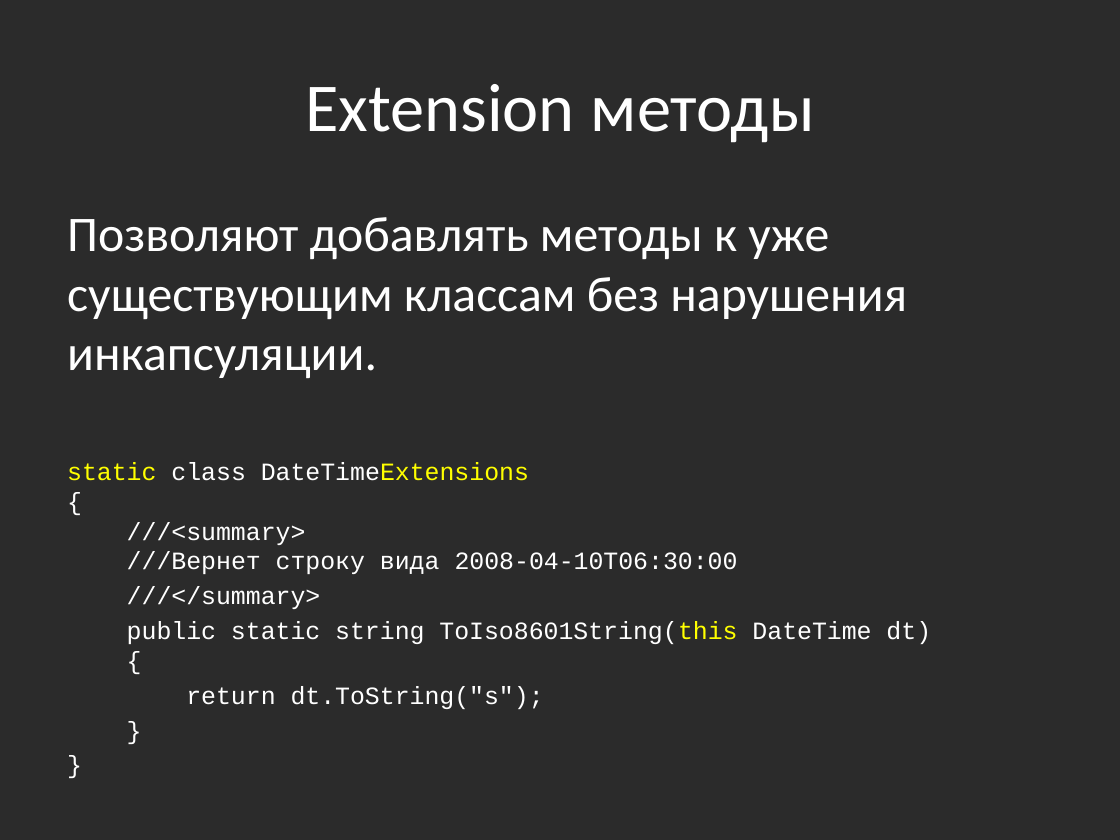
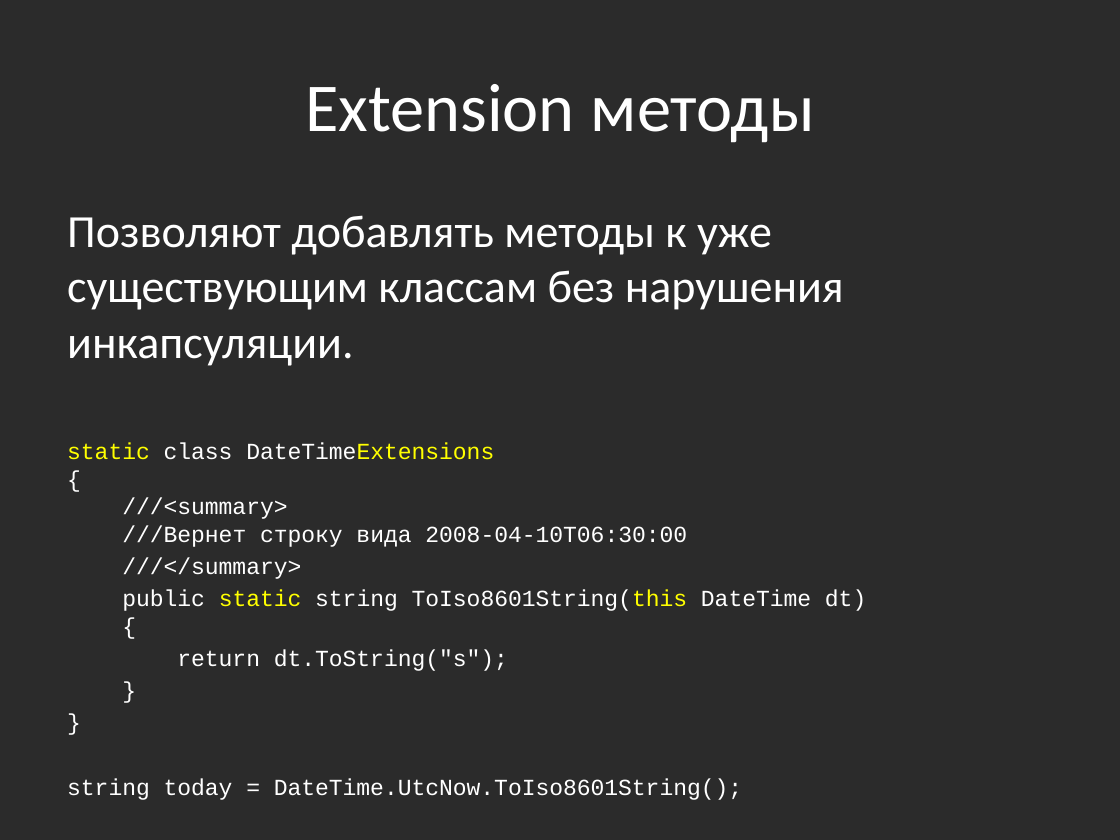
Before and after one commit to bazile/Training, a slide deck: slide 6 of Presentation/lesson-11.pptx. Drawn at 1120x840 pixels with LibreOffice and Linux fonts; fonts in the diff are those of the drawing; background and template pictures are left out; a plain dark background stands for a picture behind light text. Boxes give left, top, right and bottom in pixels: in the first picture for what was removed or moved away, otherwise in the second. Text is boxed around its words. In the diff, an @@ line names an element or a change of style, - is before the commit and + after.

Commit message:
Added info on Enumerable class to LINQ presentation

```diff
--- a/Presentation/lesson-11.pptx
+++ b/Presentation/lesson-11.pptx
@@ text at (67,215,866,671): size 32 to 29.6 pt in "Позволяют добавлять методы к уже существующим классам ..."; size 16 to 14.8 pt in "static class DateTimeExtensions { ///<summary> ///Вернет стр ...", "///</summary>", "public static string ToIso8601String(this DateTime dt) {", "return dt.ToString("s");" and 2 more places; text colour #FFFFFF to #FFFF00 in "static" @@
@@ text at (67,778,742,800): paragraph added @@
+string today = DateTime.UtcNow.ToIso8601String();
```
Also in this commit, not shown: 2 other slides changed, 2 slides added, 1 other file.
